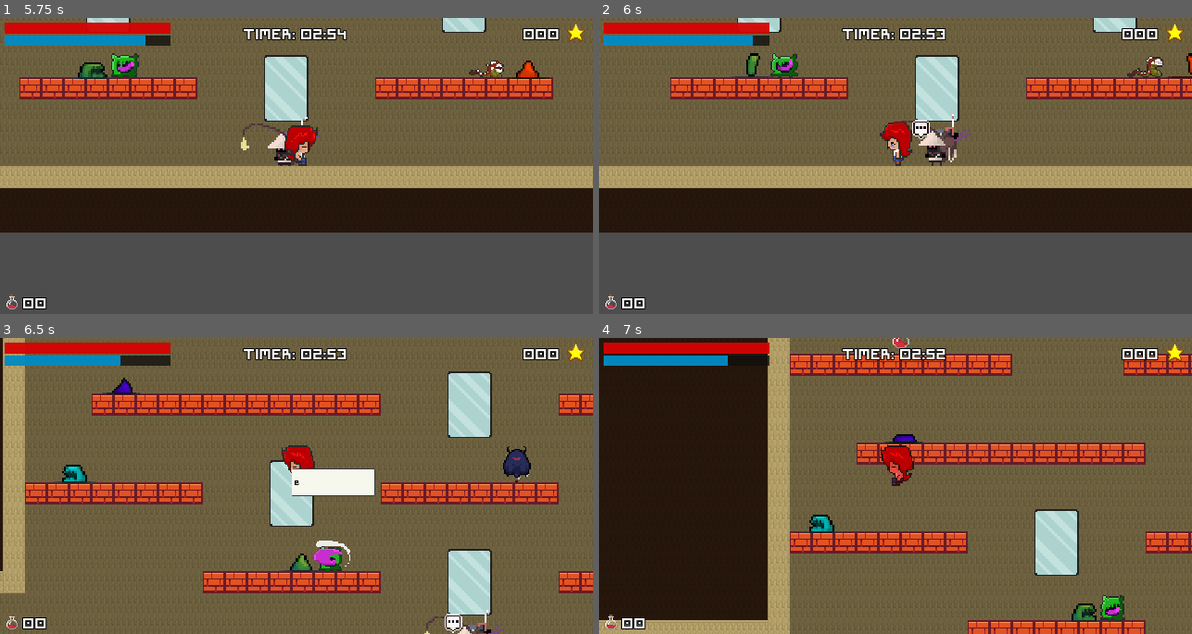
Above: before the commit, frames 1-4 (two rows, left to right).
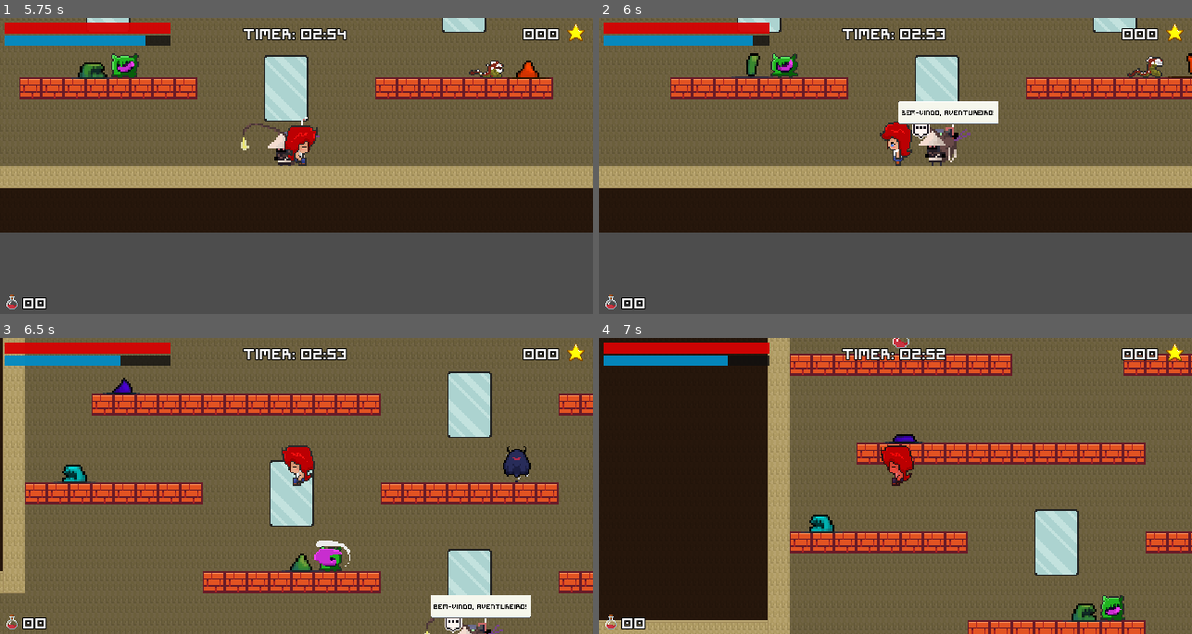
Above: after the commit, the same moments.

Repository: TCCISTOME/PaintLies
Game: Godot game, scene res://FinalStand/final_stand.tscn
Two runs of this game, one before a commit and one after it. Both use one fixed random seed, a clock stepped at 60 frames per second and the inputs below. This scene is started directly instead of the project's main scene.
Inputs (mouse positions are in pixels of both pictures, inside the frame that each line leads up to):
- Up to frame 1 (5.75 s): move the mouse to (426, 151) at 0.52 s; hold I (interagir) 0.53-1.28 s; hold D (direita) 0.53-2.03 s; tap Space (pular) at 0.77, 1.52, 3.02, 3.77, 4.52 s; move the mouse to (177, 180) at 1.27 s; click (177, 180) at 1.35 s; tap I (interagir) at 1.55, 2.85, 4.55 s; move the mouse to (355, 100) at 2.02 s; hold A (esquerda) 2.03-2.78 s; hold I (interagir) 2.03-2.78 s; tap E (beber) at 2.1, 5.1 s; move the mouse to (266, 225) at 2.77 s; hold D (direita) 2.78-4.28 s; move the mouse to (474, 210) at 3.52 s; hold I (interagir) 3.53-4.28 s; move the mouse to (118, 121) at 4.27 s; hold A (esquerda) 4.28-5.03 s; click (118, 121) at 4.35 s; move the mouse to (326, 166) at 5.02 s; hold D (direita) from 5.03 s (still down); hold I (interagir) from 5.03 s (still down)
- Up to frame 2 (6 s): move the mouse to (806, 92) at 5.77 s; release D (direita) at 5.78 s; release I (interagir) at 5.78 s; hold A (esquerda) from 5.78 s (still down); tap I (interagir) at 5.85 s
- Up to frame 3 (6.5 s): keep holding A (esquerda); tap Space (pular) at 6.02 s
- Up to frame 4 (7 s): keep holding A (esquerda); move the mouse to (1025, 471) at 6.52 s; hold I (interagir) from 6.53 s (still down); tap Space (pular) at 6.77 s

Frame 1 is identical in both runs. In frame 2, 1.3% of the frame differs, in the area x 50-68%, y 28-36%; in frame 3, 2.6%, in the area x 49-90%, y 44-95%; in frame 4, nothing differs.
Error before the commit: Invalid call. Nonexistent function 'star' in base 'Timer'. (res://UI/scripts/dialog_box.gd:51)

Commit message:
salvamento de segurança

Diff:
--- a/FinalStand/scripts/warning_sign.gd
+++ b/FinalStand/scripts/warning_sign.gd
@@ -3,11 +3,11 @@
 @onready var texture: Sprite2D = $texture
 @onready var area_sign: Area2D = $area_sign
 
-const lines : Array[String] = [
+const lines: Array[String] = [
 	"Bem-vindo, aventureiro!",
-	"Preparado para enfretar suas inseguranças nessa ultima fase?",
-	"Eu irei treina-lo para enfrentar o grande mal!",
-	"Preparece!",
+	"Preparado para enfrentar suas inseguranças nessa última fase?",
+	"Eu irei treiná-lo para enfrentar o grande mal!",
+	"Prepare-se!",
 	"Primeiro, derrote esses monstros...",
 	"Caso receba dano, use as poções de cura dropada por eles",
 	"Após derrotar todos eles, a porta abrirá...",
@@ -16,13 +16,17 @@
 ]
 
 func _unhandled_input(event):
+	# Verifica se o jogador está dentro da `Area2D`
 	if area_sign.get_overlapping_bodies().size() > 0:
-		texture.show()
-		if event.is_action_pressed("interagir") && !DialogManager.is_message_active:
-			texture.hide()
-			DialogManager.star_message(global_position, lines)
+		texture.show()  # Mostra a textura enquanto o jogador está na área
+		if event.is_action_pressed("interagir") and not DialogManager.is_message_active:
+			texture.hide()  # Esconde a textura quando o diálogo começa
+			DialogManager.start_message(global_position, lines)
 	else:
+		# Oculta a textura quando o jogador sai da área
 		texture.hide()
+
+		# Fecha a caixa de diálogo se o jogador sair da área durante o diálogo
 		if DialogManager.dialog_box != null:
 			DialogManager.dialog_box.queue_free()
 			DialogManager.is_message_active = false
--- a/UI/scenes/dialog_box.tscn
+++ b/UI/scenes/dialog_box.tscn
@@ -30,7 +30,7 @@
 layout_mode = 2
 theme_override_colors/font_color = Color(0, 0, 0, 1)
 theme_override_fonts/font = ExtResource("2_7t7kw")
-theme_override_font_sizes/font_size = 0
+theme_override_font_sizes/font_size = 15
 text = "teste"
 vertical_alignment = 1
 
--- a/UI/scripts/dialog_box.gd
+++ b/UI/scripts/dialog_box.gd
@@ -3,14 +3,14 @@
 @onready var text_label: Label = $label_margin/text_label
 @onready var letter_timer_display: Timer = $letter_timer_display
 
-const MAX_WIDHT = 200
+const MAX_WIDTH = 256
 
 var text = ""
 var letter_index = 0
 
-var letter_display_time := 0.07
-var space_display_time := 0.05
-var punctuaction_display_time := 0.2
+var letter_display_timer := 0.07
+var space_display_timer := 0.05
+var punctuaction_display_timer := 0.2
 
 signal text_display_finished()
 
@@ -20,9 +20,9 @@
 
 	await  resized
 
-	custom_minimum_size.x = min(size.x, MAX_WIDHT)
+	custom_minimum_size.x = min(size.x, MAX_WIDTH)
 
-	if size.x > MAX_WIDHT:
+	if size.x > MAX_WIDTH:
 		text_label.autowrap_mode = TextServer.AUTOWRAP_WORD
 		await resized
 		await resized
@@ -44,15 +44,11 @@
 
 	match text[letter_index]:
 		"!","?",",",".":
-			letter_timer_display.star(punctuaction_display_time)
+			letter_timer_display.start(punctuaction_display_timer)
 		" ":
-			letter_timer_display.star(space_display_time)
+			letter_timer_display.start(space_display_timer)
 		_:
-			letter_timer_display.star(letter_display_time)
-
-
-
-
+			letter_timer_display.start(letter_display_timer)
 
 func _on_letter_timer_display_timeout() -> void:
 	display_letter()
--- a/project.godot
+++ b/project.godot
@@ -10,7 +10,7 @@
 
 [application]
 
-config/name="painting_lies"
+config/name="fase_4"
 run/main_scene="res://nivel_0.tscn"
 config/features=PackedStringArray("4.3", "GL Compatibility")
 config/icon="res://icon.svg"
--- a/scripts/dialog_manager.gd
+++ b/scripts/dialog_manager.gd
@@ -1,20 +1,21 @@
 extends Node
 
 @onready var dialog_box_scene = preload("res://UI/scenes/dialog_box.tscn")
-var message_lines : Array[String] = []
-var current_lines = 0
+var message_lines: Array[String] = []
+var current_line = 0  # Atualizado o nome para melhor entendimento
 
 var dialog_box
-var dialog_box_position := Vector2.ZERO
+var dialog_box_position = Vector2.ZERO
 
-var is_message_active := false
-var can_advance_message := false
+var is_message_active = false
+var can_advance_message = false
 
-func star_message(position: Vector2, lines: Array[String]):
+func start_message(position: Vector2, lines: Array[String]):
 	if is_message_active:
 		return
 	message_lines = lines
 	dialog_box_position = position
+	current_line = 0  # Reinicia para a primeira linha de diálogo
 	show_text()
 	is_message_active = true
 
@@ -23,18 +24,20 @@
 	dialog_box.text_display_finished.connect(_on_all_text_displayed)
 	get_tree().root.add_child(dialog_box)
 	dialog_box.global_position = dialog_box_position
-	dialog_box.display_text(message_lines[current_lines])
-	can_advance_message = false
+	dialog_box.display_text(message_lines[current_line])
+	can_advance_message = false  # Bloqueia o avanço enquanto a linha está sendo exibida
 
 func _on_all_text_displayed():
-	can_advance_message = true
+	can_advance_message = true  # Permite o avanço da mensagem
 
 func _unhandled_input(event):
-	if(event.is_action_pressed("avancar") && is_message_active && can_advance_message):
+	# Verifica se a ação "avancar" foi pressionada e as condições para avançar
+	if event.is_action_pressed("avancar") and is_message_active and can_advance_message:
 		dialog_box.queue_free()
-		current_lines += 1
-		if current_lines >= message_lines.size():
+		current_line += 1
+		if current_line >= message_lines.size():
+			# Se todas as mensagens foram exibidas, termina o diálogo
 			is_message_active = false
-			current_lines = 0
+			current_line = 0
 			return
-		show_text()
+		show_text()  # Exibe a próxima linha de diálogo
